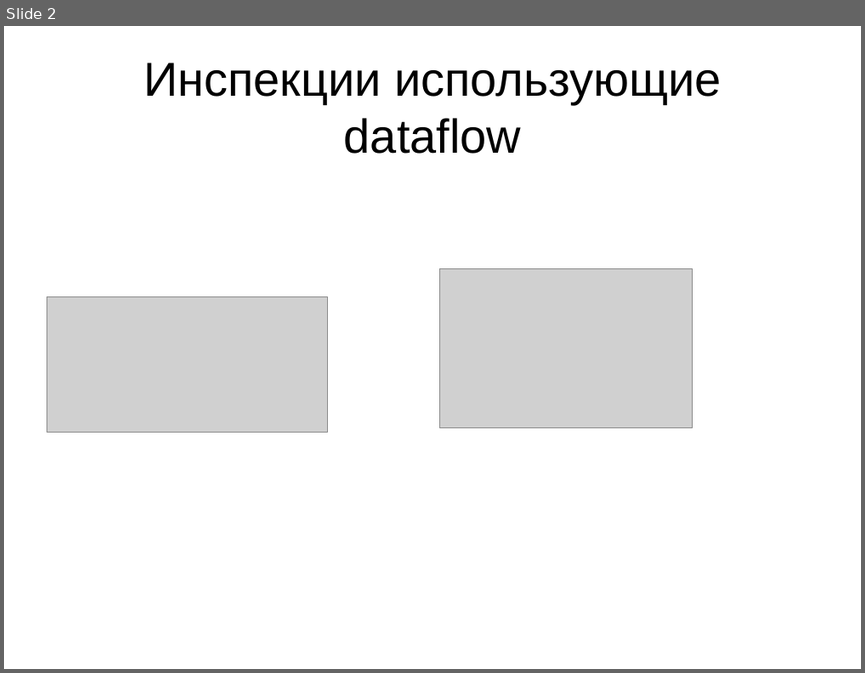
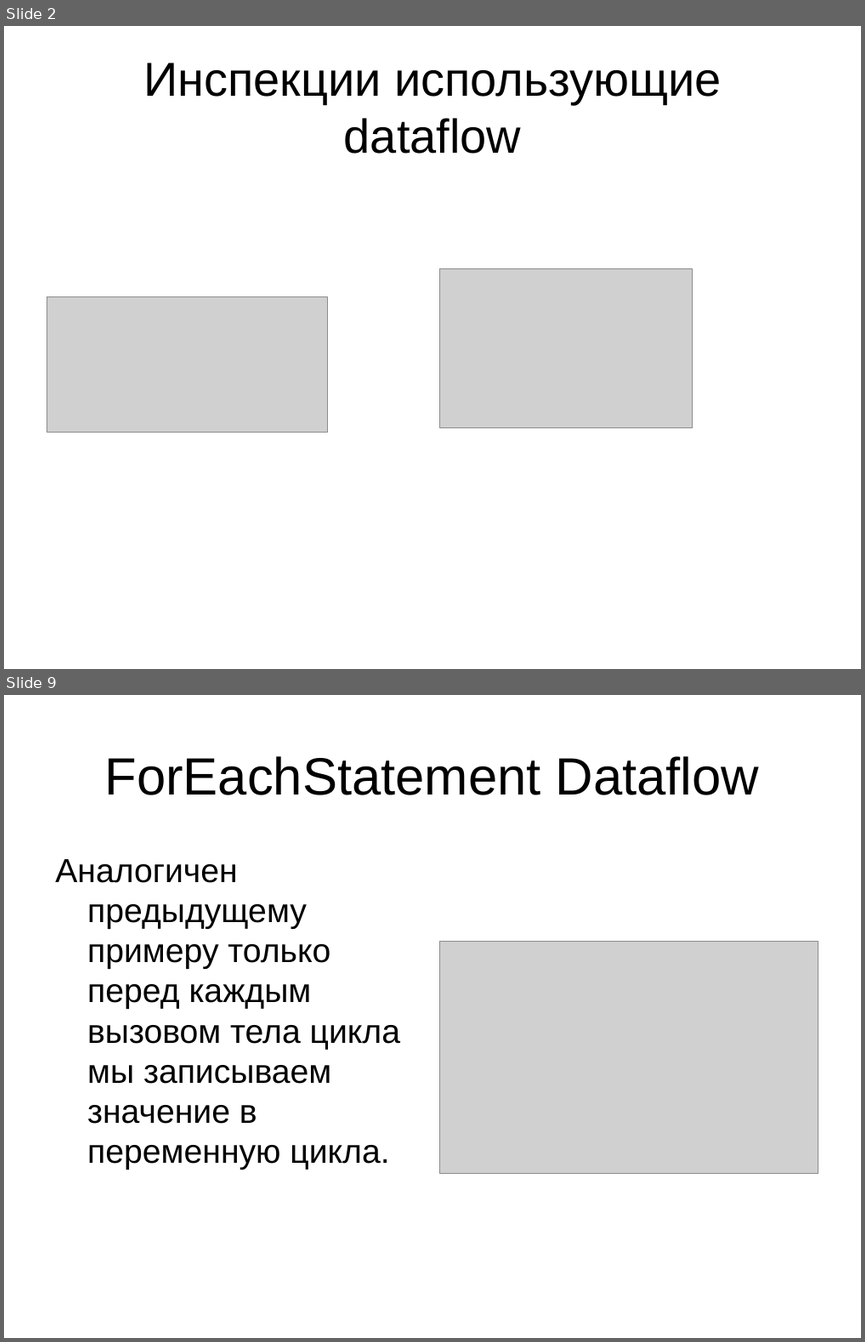
Before and after one commit to mazine/umk, a slide deck: presentations/Dataflow.ppt. Shown one above the other, each under a label of ours: slide 2 before the commit, slides 2 and 9 after it; the slides between them are not shown. The pictures are 865x673 and 865x1342 pixels, drawn with LibreOffice and Linux fonts; fonts in the diff are those of the drawing; grey boxes stand for pictures. Boxes give left, top, right and bottom in pixels: in the first picture for what was removed or moved away, otherwise in the second. Text is boxed around its words. In the diff, an @@ line names an element or a change of style, - is before the commit and + after.

```diff
--- a/presentations/Dataflow.ppt
+++ b/presentations/Dataflow.ppt
@@ slide 9 added at (x1=4, y1=695, x2=861, y2=1338), background #FFFFFF @@
@@ title added at (x1=104, y1=756, x2=759, y2=795), 44 pt, text #000000 @@
+ForEachStatement Dataflow
@@ text added at (x1=55, y1=859, x2=400, y2=1169), 28 pt, text #000000 @@
+Аналогичен предыдущему примеру только перед каждым вызовом тела цикла мы записываем значение в переменную цикла.
@@ picture added at (x1=439, y1=941, x2=818, y2=1173) @@
```
Also in this commit, not shown: 1 slide changed, 7 other slides added, 1 slide removed, 1 other file.
